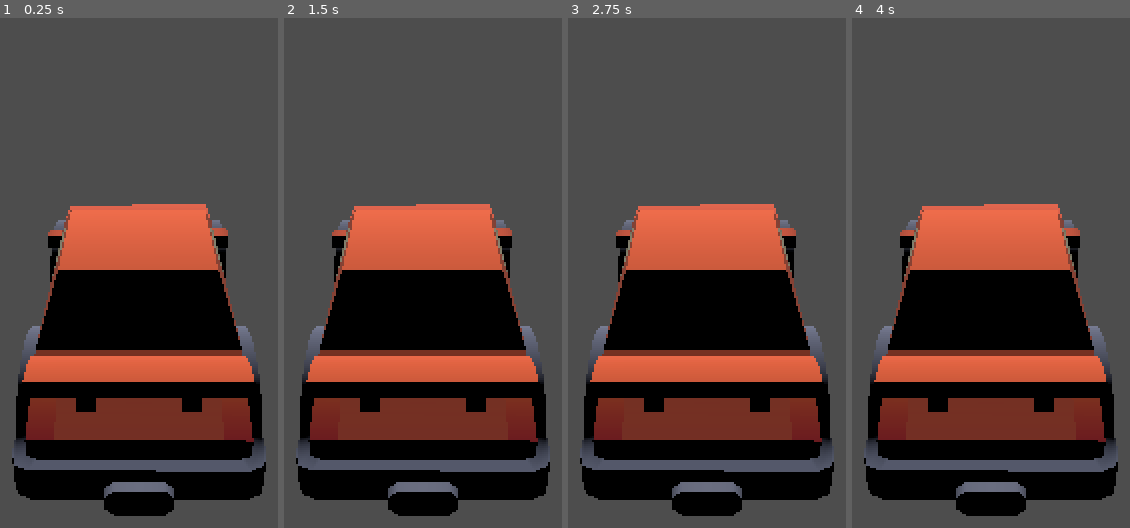
Above: before the commit, frames 1-4 (left to right).
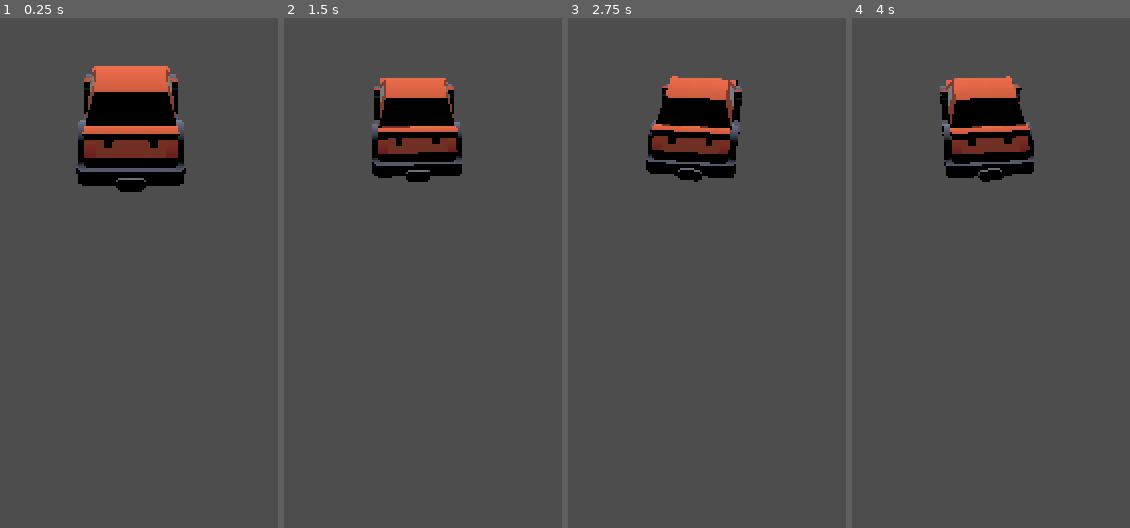
Above: after the commit, the same moments.

Repository: Ghosty-CodeX/Rush-Hour
Game: Godot game, scene res://main.tscn
Same seed, same stepped clock (60 frames per second), same inputs: the game is played once before the commit and once after it. The project has no main scene, so this scene is started directly.
Inputs:
- Up to frame 1 (0.25 s): no input
- Up to frame 2 (1.5 s): hold D (move_right, bound only after the commit) 0.53-1.28 s; tap Enter at 1.25 s; hold A (move_left, bound only after the commit) from 1.28 s (still down)
- Up to frame 3 (2.75 s): tap Space at 2 s; release A (move_left, bound only after the commit) at 2.03 s; hold D (move_right, bound only after the commit) from 2.03 s (still down)
- Up to frame 4 (4 s): tap Enter at 2.75 s; tap Space at 3.5 s; release D (move_right, bound only after the commit) at 3.53 s; hold A (move_left, bound only after the commit) from 3.53 s (still down)

The runs differ from the first frame. In frame 1, 53% of the frame differs, in the area x 4-96%, y 9-98%; in frame 2, 51%; in frame 3, 50%; in frame 4, 50%.

Commit message:
Player movement
Camera and player movement added

Diff:
--- /dev/null
+++ b/camera_3d.gd
@@ -0,0 +1,24 @@
+extends Camera3D
+
+@export var target_path: NodePath
+@export var follow_distance: Vector3 = Vector3(0, 5, 10)
+@export var follow_speed: float = 5.0
+
+var target: Node3D
+
+# Called when the node enters the scene tree for the first time.
+func _ready():
+	target = get_node(target_path)
+
+
+# Called every frame. 'delta' is the elapsed time since the previous frame.
+func _process(delta):
+	if target:
+		var target_position = target.global_transform.origin - target.global_transform.basis.z  * follow_distance.z
+		target_position.y += follow_distance.y
+		target_position.x = target.global_transform.origin.x
+
+
+		global_transform.origin = global_transform.origin.lerp(target_position, follow_speed * delta)
+
+		look_at(target.global_transform.origin, Vector3.UP)
--- a/main.tscn
+++ b/main.tscn
@@ -1,6 +1,7 @@
-[gd_scene load_steps=2 format=3 uid="uid://bxkkbxs005u75"]
+[gd_scene load_steps=3 format=3 uid="uid://bxkkbxs005u75"]
 
 [ext_resource type="PackedScene" uid="uid://be7oijspm6eii" path="res://player.tscn" id="1_ig7tw"]
+[ext_resource type="Script" uid="uid://dnk7dnnc7furc" path="res://camera_3d.gd" id="2_0xm2m"]
 
 [node name="Main" type="Node3D"]
 
@@ -15,3 +16,5 @@
 
 [node name="Camera3D" type="Camera3D" parent="."]
 transform = Transform3D(-0.999926, -0.00460448, -0.0112784, -0.00842607, 0.930046, 0.367346, 0.00879796, 0.367414, -0.930016, 0, 2.96839, -3.34288)
+script = ExtResource("2_0xm2m")
+target_path = NodePath("../player")
--- a/player.gd
+++ b/player.gd
@@ -1,4 +1,17 @@
 extends CharacterBody3D
 
-@export var forward_speed = 20
-@export var lane_width = 4.0
+@export var move_speed: float = 10.0
+@export var strafe_speed: float = 5.0
+
+var input_direction: float = 0.0
+
+func _physics_process(delta):
+	#constant movemant forward
+	velocity.z = -move_speed
+
+	#left and right input
+	input_direction = Input.get_action_strength("move_right") - Input.get_action_strength("move_left")
+	velocity.x = input_direction * strafe_speed
+
+	#apply movement
+	move_and_slide()
--- a/project.godot
+++ b/project.godot
@@ -13,3 +13,18 @@
 config/name="Rush Hour"
 config/features=PackedStringArray("4.4", "Forward Plus")
 config/icon="res://icon.svg"
+
+[input]
+
+move_right={
+"deadzone": 0.2,
+"events": [Object(InputEventKey,"resource_local_to_scene":false,"resource_name":"","device":-1,"window_id":0,"alt_pressed":false,"shift_pressed":false,"ctrl_pressed":false,"meta_pressed":false,"pressed":false,"keycode":0,"physical_keycode":68,"key_label":0,"unicode":100,"location":0,"echo":false,"script":null)
+, Object(InputEventJoypadMotion,"resource_local_to_scene":false,"resource_name":"","device":-1,"axis":0,"axis_value":1.0,"script":null)
+]
+}
+move_left={
+"deadzone": 0.2,
+"events": [Object(InputEventKey,"resource_local_to_scene":false,"resource_name":"","device":-1,"window_id":0,"alt_pressed":false,"shift_pressed":false,"ctrl_pressed":false,"meta_pressed":false,"pressed":false,"keycode":0,"physical_keycode":65,"key_label":0,"unicode":97,"location":0,"echo":false,"script":null)
+, Object(InputEventJoypadMotion,"resource_local_to_scene":false,"resource_name":"","device":-1,"axis":0,"axis_value":-1.0,"script":null)
+]
+}
Not shown, added: camera_3d.gd.uid
